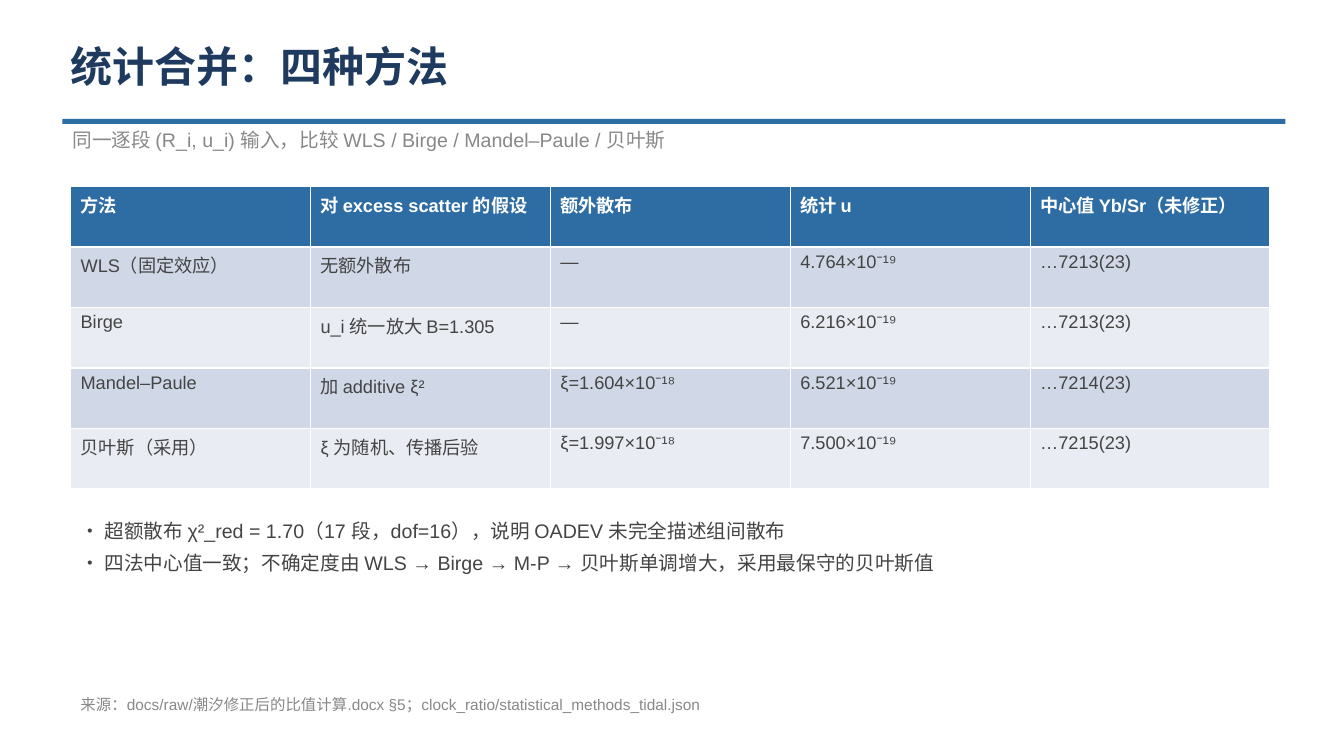
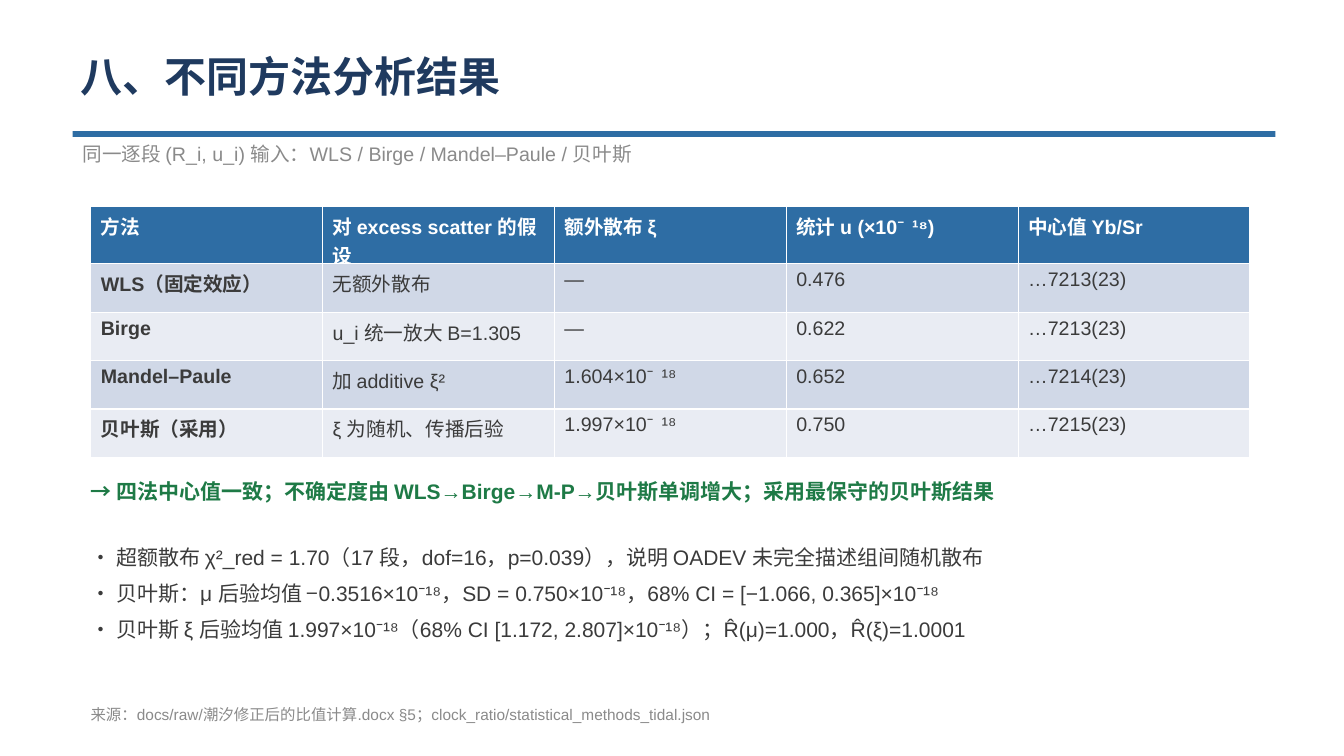
Before and after one commit to hjiang555-a11y/gravitation-whsh, a slide deck: slide 9 of docs/实验情况介绍.pptx (slide 6 before the commit). Drawn at 1344x756 pixels with LibreOffice and Linux fonts; fonts in the diff are those of the drawing. Boxes give left, top, right and bottom in pixels: in the first picture for what was removed or moved away, otherwise in the second. Text is boxed around its words. In the diff, an @@ line names an element or a change of style, - is before the commit and + after.

```diff
--- a/docs/实验情况介绍.pptx
+++ b/docs/实验情况介绍.pptx
@@ text at [80, 56, 500, 96]: text changed @@
-统计合并：四种方法
+八、不同方法分析结果
@@ rectangle: place and size @@
-rectangle at [63, 119, 1286, 124]
+rectangle at [73, 131, 1275, 137]
@@ text at [82, 144, 632, 165]: text changed; text colour #888888 to #8A8A8A @@
-同一逐段 (R_i, u_i) 输入，比较 WLS / Birge / Mandel–Paule / 贝叶斯
+同一逐段 (R_i, u_i) 输入：WLS / Birge / Mandel–Paule / 贝叶斯
@@ table at [91, 207, 1250, 449] @@
-row 1: 方法 | 对 excess scatter 的假设 | 额外散布 | 统计 u | 中心值 Yb/Sr（未修正）
+row 1: 方法 | 对 excess scatter 的假设 | 额外散布 ξ | 统计 u (×10⁻¹⁸) | 中心值 Yb/Sr
-row 2, column 4: 4.764×10⁻¹⁹
+row 2, column 4: 0.476
-row 3, column 4: 6.216×10⁻¹⁹
+row 3, column 4: 0.622
-row 4, column 3: ξ=1.604×10⁻¹⁸
+row 4, column 3: 1.604×10⁻¹⁸
-row 4, column 4: 6.521×10⁻¹⁹
+row 4, column 4: 0.652
-row 5, column 3: ξ=1.997×10⁻¹⁸
+row 5, column 3: 1.997×10⁻¹⁸
-row 5, column 4: 7.500×10⁻¹⁹
+row 5, column 4: 0.750
@@ size 13 to 14 pt in "方法", "对 excess scatter 的假设", "WLS（固定效应）", "无额外散布" and 12 more places @@
@@ text colour #444444 to #3B3B3B in "WLS（固定效应）", "无额外散布", "—", "…7213(23)" and 10 more places @@
@@ bold on in "WLS（固定效应）", "Birge", "Mandel–Paule", "贝叶斯（采用）" @@
@@ table: place and size @@
-table at [71, 187, 1270, 489]
+table at [91, 207, 1250, 449]
@@ text at [116, 481, 995, 504]: text changed; size 14 to 15 pt; text colour #444444 to #1E7A46; bold on @@
-• 超额散布 χ²_red = 1.70（17 段，dof=16），说明 OADEV 未完全描述组间散布
-• 四法中心值一致；不确定度由 WLS → Birge → M-P → 贝叶斯单调增大，采用最保守的贝叶斯值
+→ 四法中心值一致；不确定度由 WLS→Birge→M-P→贝叶斯单调增大；采用最保守的贝叶斯结果
@@ text added at [116, 547, 983, 642], 15 pt, text #3B3B3B @@
+• 超额散布 χ²_red = 1.70（17 段，dof=16，p=0.039），说明 OADEV 未完全描述组间随机散布
+• 贝叶斯：μ 后验均值 −0.3516×10⁻¹⁸，SD = 0.750×10⁻¹⁸，68% CI = [−1.066, 0.365]×10⁻¹⁸
+• 贝叶斯 ξ 后验均值 1.997×10⁻¹⁸（68% CI [1.172, 2.807]×10⁻¹⁸）；R̂(μ)=1.000，R̂(ξ)=1.0001
@@ text "来源：docs/raw/潮汐修正后的比值计算.docx §5；clock_ratio/statistical_metho ...": place and size @@
-text "来源：docs/raw/潮汐修正后的比值计算.docx §5；clock_ratio/statistical_metho ..." at [80, 697, 700, 713]
+text "来源：docs/raw/潮汐修正后的比值计算.docx §5；clock_ratio/statistical_metho ..." at [91, 707, 710, 723]
@@ text "来源：docs/raw/潮汐修正后的比值计算.docx §5；clock_ratio/statistical_metho ..." at [91, 707, 710, 723]: text colour #888888 to #8A8A8A @@
```
Also in this commit, not shown: 6 other slides changed, 12 slides added, 5 slides removed.
